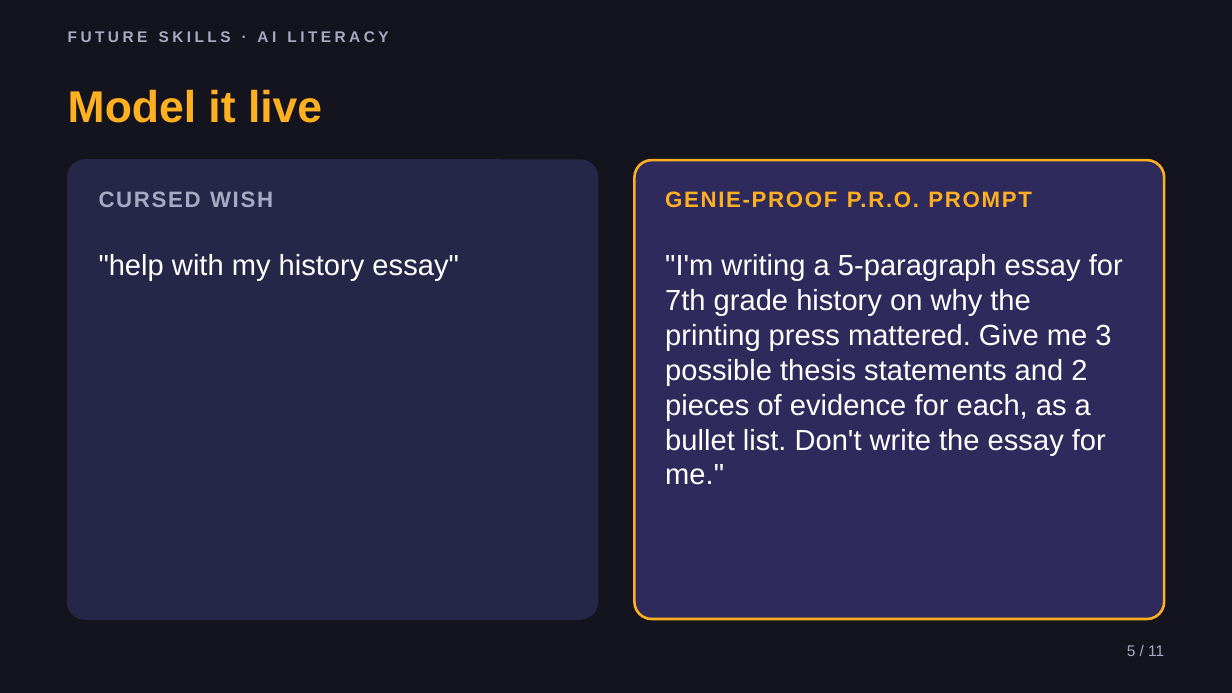
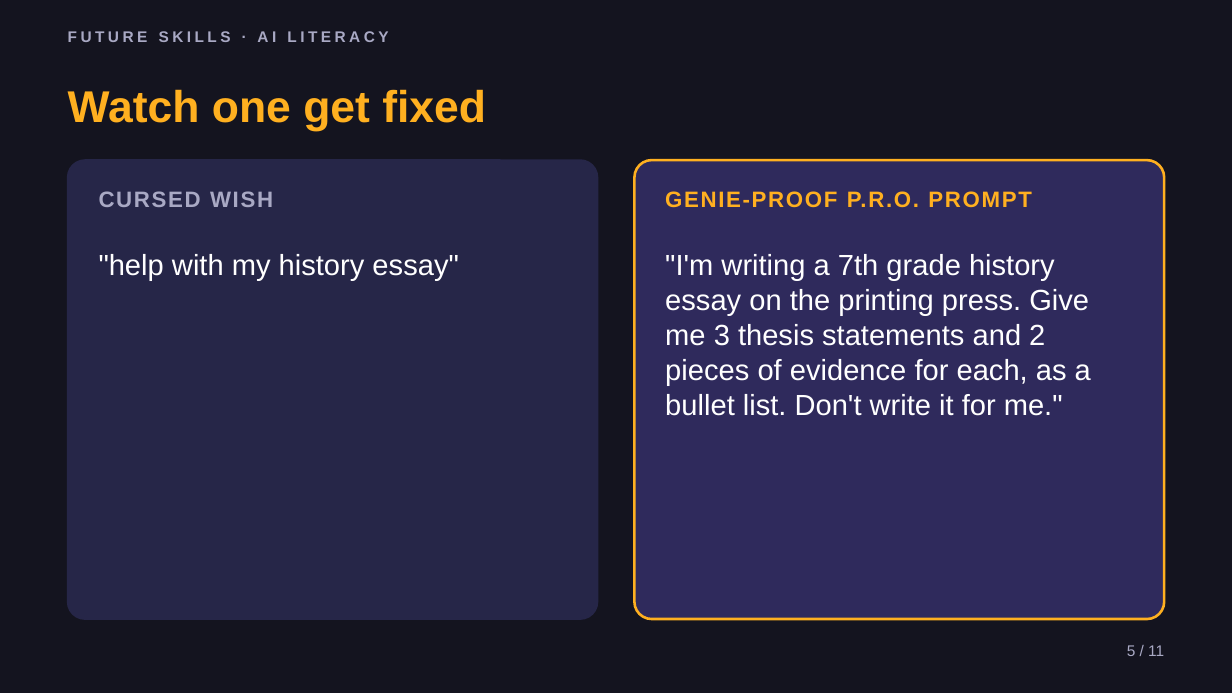
Before and after one commit to phiunit/tptphi, a slide deck: slide 5 of products/ai-prompting-101/dist/How to Talk to AI - Slides.pptx. Drawn at 1232x693 pixels with LibreOffice and Linux fonts; fonts in the diff are those of the drawing. Boxes give left, top, right and bottom in pixels: in the first picture for what was removed or moved away, otherwise in the second. Text is boxed around its words. In the diff, an @@ line names an element or a change of style, - is before the commit and + after.

```diff
--- a/products/ai-prompting-101/dist/How to Talk to AI - Slides.pptx
+++ b/products/ai-prompting-101/dist/How to Talk to AI - Slides.pptx
@@ text at (x1=68, y1=89, x2=486, y2=131): text changed @@
-Model it live
+Watch one get fixed
@@ text at (x1=665, y1=254, x2=1091, y2=416): text changed @@
-"I'm writing a 5-paragraph essay for 7th grade history on why the printing press mattered. Give me 3 possible thesis statements and 2 pieces of evidence for each, as a bullet list. Don't write the essay for me."
+"I'm writing a 7th grade history essay on the printing press. Give me 3 thesis statements and 2 pieces of evidence for each, as a bullet list. Don't write it for me."
```
Also in this commit, not shown: 8 other slides changed, 31 other files.
